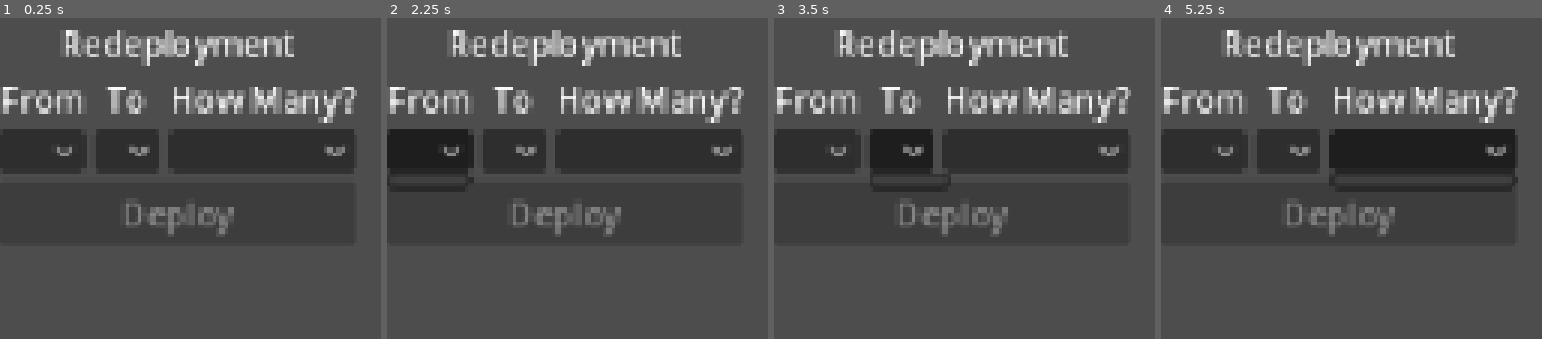
Above: before the commit, frames 1-4 (left to right).
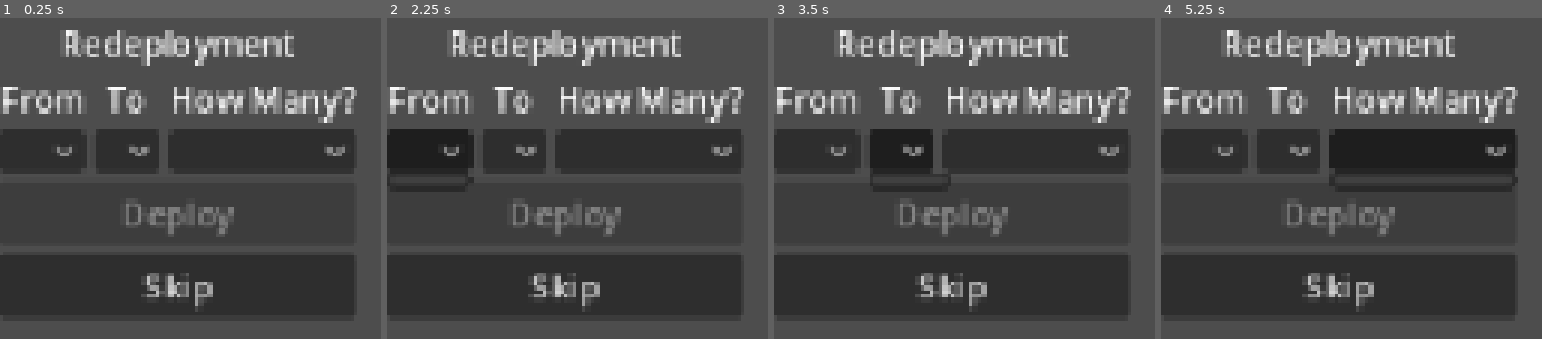
Above: after the commit, the same moments.

Repository: MakerMacAttack/stormlight-conquest
Game: Godot game, scene res://Scenes/Redeployment/redeployment.tscn
The game is run twice, just before and just after one commit, with the same random seed, the same clock (stepped at 60 frames per second) and the same inputs. This scene is started directly instead of the project's main scene.
Inputs (mouse positions are in pixels of both pictures, inside the frame that each line leads up to):
- Up to frame 1 (0.25 s): no input
- Up to frame 2 (2.25 s): click (566, 284) at 0.5 s, where only the run after the commit has a clickable "Skip"; click (566, 284) at 1.25 s, where only the run after the commit has a clickable "Skip"; click (428, 152) at 2 s
- Up to frame 3 (3.5 s): click (899, 152) at 2.75 s
- Up to frame 4 (5.25 s): click (1423, 152) at 3.5 s; tap Enter at 4.25 s; move the mouse to (outside the picture) at 4.27 s; hold Right (ui_right) 4.28-5.03 s; click (outside the picture) at 4.42 s; tap Space at 5 s; move the mouse to (outside the picture) at 5.02 s; hold Down (ui_down) from 5.03 s (still down)

The runs differ from the first frame. In frame 1, 17% of the frame differs, in the area x 0-93%, y 73-93%; in frame 2, 17%; in frame 3, 17%; in frame 4, 17%.

Commit message:
A few minor tweaks, almost ready to be a playable demo

Diff:
--- a/Classes/Game.gd
+++ b/Classes/Game.gd
@@ -9,6 +9,7 @@
 #var round: int = 1
 var currentPlayer: Player
 var regions: Array[Region] = []
+var advancePlayerTerminal: int = 0
 
 
 func _init(numberOfPlayers: int, playerDetails: Array) -> void:
@@ -29,8 +30,12 @@
 	currentPlayer = players.pop_front()
 
 func advancePlayer() -> void:
+	# check for terminal case, if so, go to Game Over
 	players.append(currentPlayer)
 	currentPlayer = players.pop_front()
+	# loop through regions, if none of them are owned by current player:
+	# advance terminal, advancePlayer again.
+	# else, reset terminal to 0
 
 func autoBattle(attacker: int, defender: int) -> Dictionary:
 	var attackerForce = attacker
--- a/Scenes/Attack/attack.gd
+++ b/Scenes/Attack/attack.gd
@@ -59,7 +59,7 @@
 func autoBattle(attacker: int, defender: int) -> Dictionary:
 	var attackerForce = attacker
 	var defenderForce = defender
-	while (attackerForce > 4) && (defenderForce > 1):
+	while (attackerForce > 4) && (defenderForce > 2):
 		var result = battle(clamp(attackerForce, 0, 3), clamp(defenderForce, 0, 2))
 		attackerForce -= result.attackerLosses
 		defenderForce -= result.defenderLosses
--- a/Scenes/Redeployment/redeployment.gd
+++ b/Scenes/Redeployment/redeployment.gd
@@ -83,3 +83,7 @@
 	selectedFrom.troops -= selectedAmount
 	selectedTo.troops += selectedAmount
 	SignalHub.onRedeploymentEnd()
+
+
+func _on_skip_pressed() -> void:
+	SignalHub.onRedeploymentEnd()
--- a/Scenes/Redeployment/redeployment.tscn
+++ b/Scenes/Redeployment/redeployment.tscn
@@ -63,7 +63,12 @@
 disabled = true
 text = "Deploy"
 
+[node name="skipButton" type="Button" parent="vBoxContainer" unique_id=1562546419]
+layout_mode = 2
+text = "Skip"
+
 [connection signal="item_selected" from="vBoxContainer/hBoxContainer/fromContainer/selectFrom" to="." method="_on_from_selected"]
 [connection signal="item_selected" from="vBoxContainer/hBoxContainer/toContainer/selectTo" to="." method="_on_to_selected"]
 [connection signal="item_selected" from="vBoxContainer/hBoxContainer/amountContainer/selectAmount" to="." method="_on_amount_selected"]
 [connection signal="pressed" from="vBoxContainer/deployButton" to="." method="_on_deploy_pressed"]
+[connection signal="pressed" from="vBoxContainer/skipButton" to="." method="_on_skip_pressed"]
Not shown, added: export_presets.cfg
